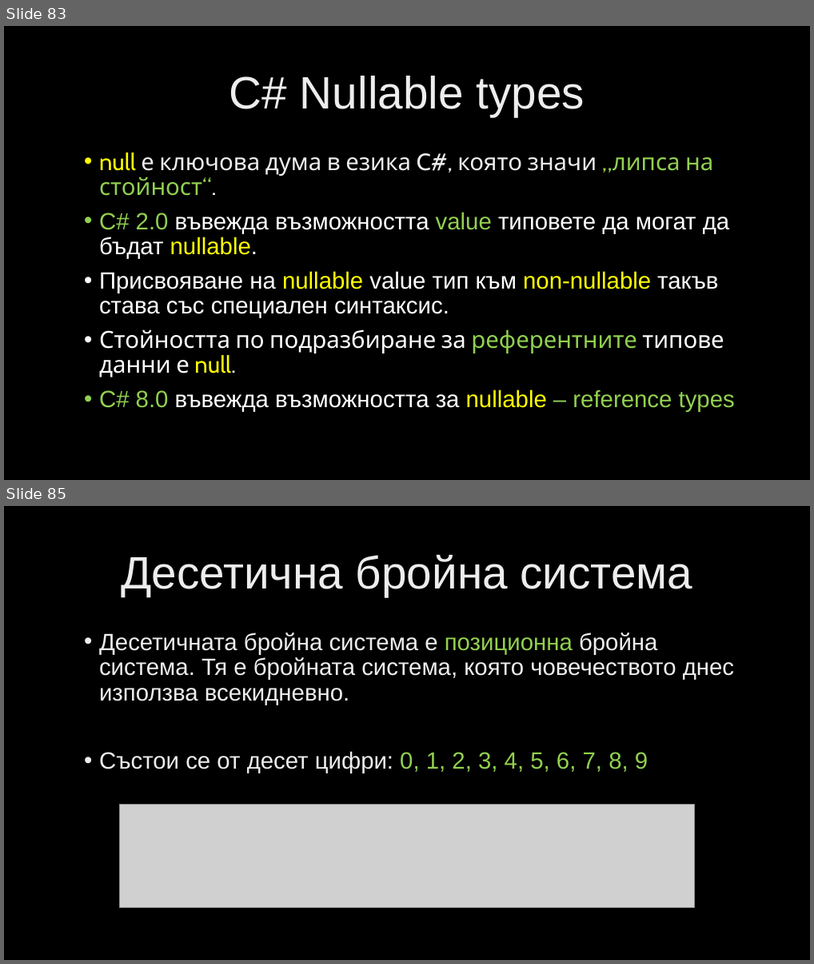
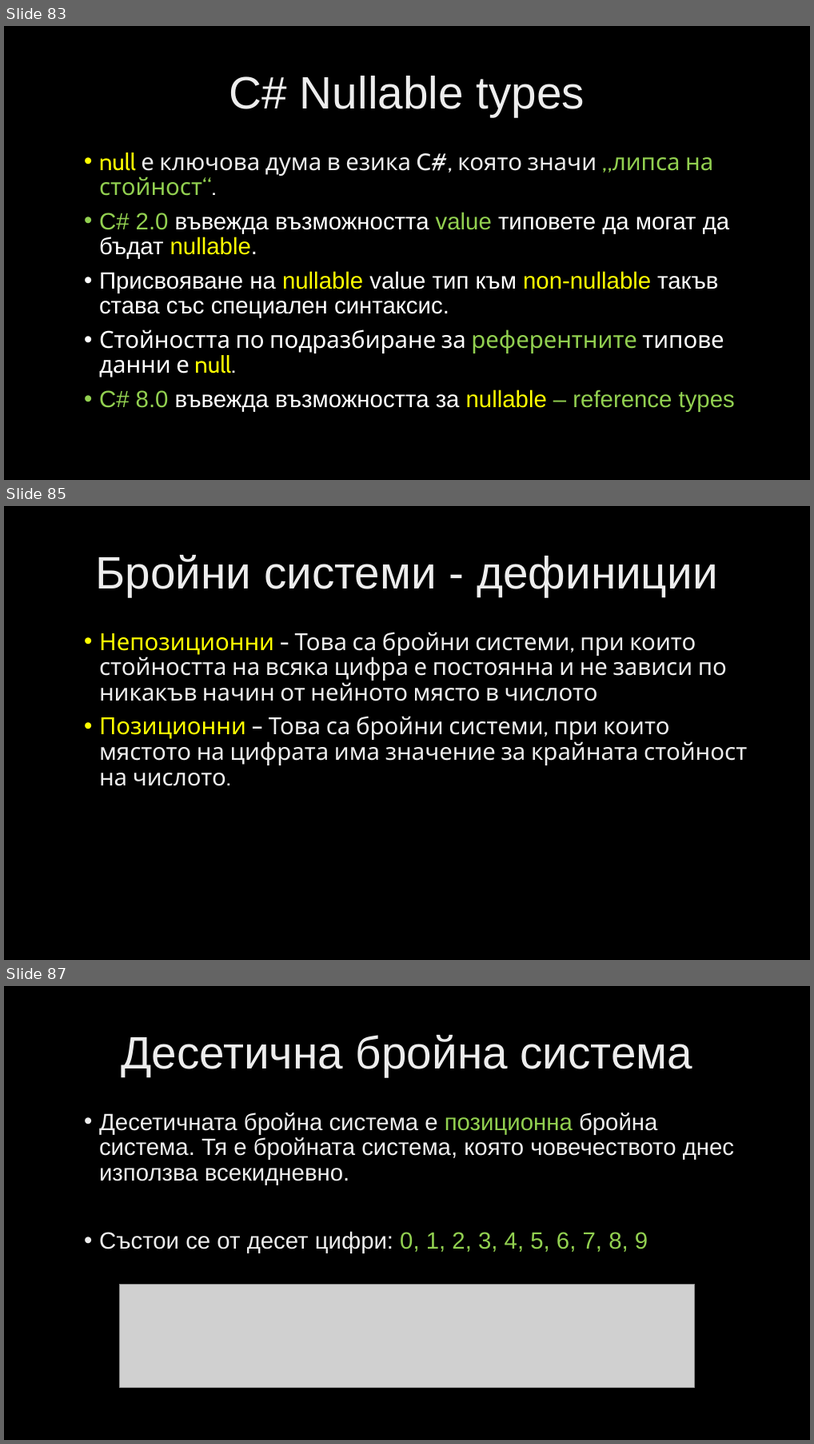
Before and after one commit to velizar92/CSharp-Programming-Presentations, a slide deck: C# Intermediate.pptx. Shown one above the other, each under a label of ours: slides 83 and 85 before the commit, slides 83, 85 and 87 after it; the slides between them are not shown. The pictures are 814x964 and 814x1444 pixels, drawn with LibreOffice and Linux fonts; fonts in the diff are those of the drawing; grey boxes stand for pictures; background and template pictures are left out. Boxes give left, top, right and bottom in pixels: in the first picture for what was removed or moved away, otherwise in the second. Text is boxed around its words. In the diff, an @@ line names an element or a change of style, - is before the commit and + after.

```diff
--- a/C# Intermediate.pptx
+++ b/C# Intermediate.pptx
@@ slide 85 added at [4,506,810,960], background picture (left out) @@
@@ title added at [96,555,718,596], 54 pt, text gradient #BFBFBF to #EDEDED to #FFFFFF @@
+Бройни системи - дефиниции
@@ text added at [99,632,747,786], 28 pt, text gradient #BFBFBF to #EDEDED to #FFFFFF @@
+• Непозиционни - Това са бройни системи, при които стойността на всяка цифра е постоянна и не зависи по никакъв начин от нейното място в числото
+• Позиционни – Това са бройни системи, при които мястото на цифрата има значение за крайната стойност на числото.
@@ what was slide 85 is now slide 87 @@
```
Also in this commit, not shown: 3 slides changed, 5 other slides added.
